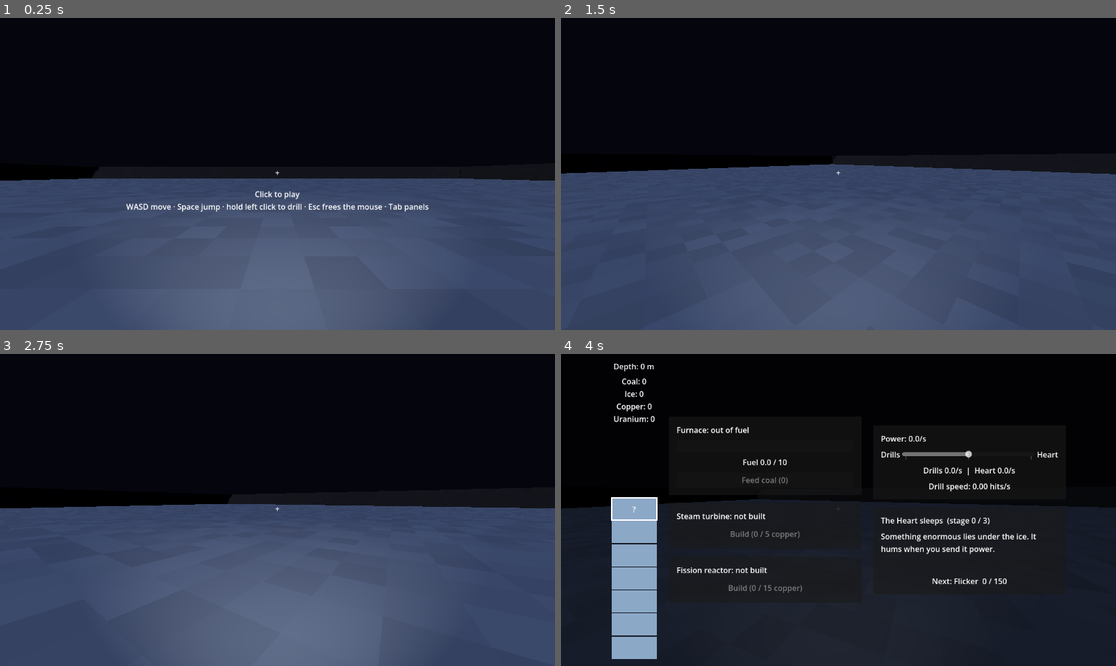
Above: before the commit, frames 1-4 (two rows, left to right).
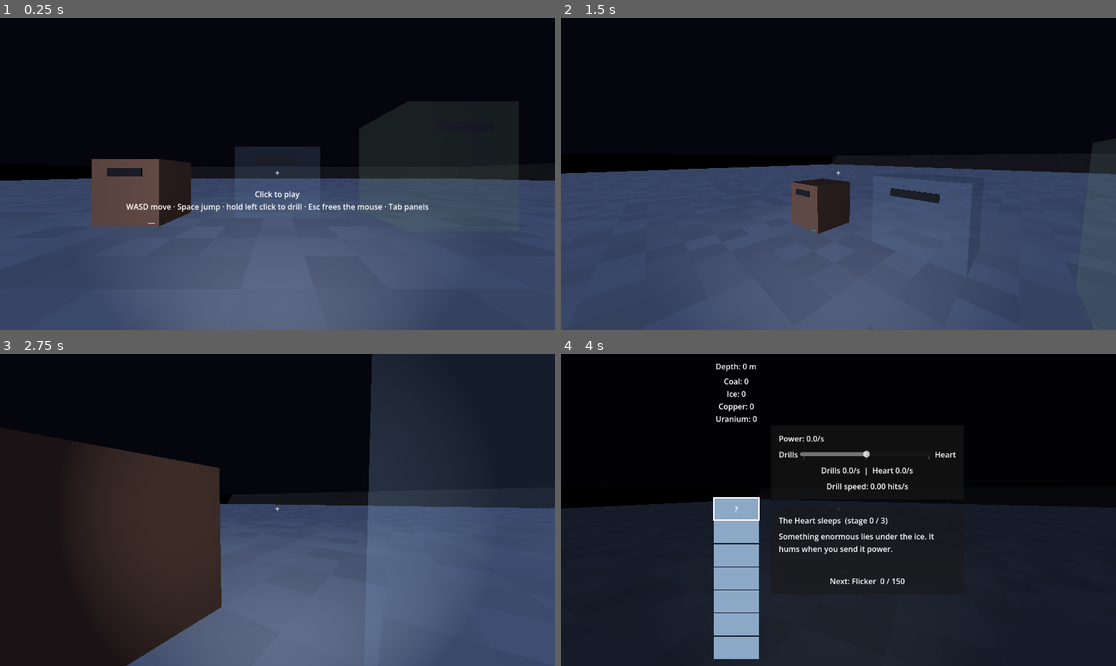
Above: after the commit, the same moments.

Repository: SneakKestrel16/Mininginc
Game: Godot game, scene res://src/main.tscn
The game is run twice, just before and just after one commit, with the same random seed, the same clock (stepped at 60 frames per second) and the same inputs.
Inputs (mouse positions are in pixels of both pictures, inside the frame that each line leads up to):
- Up to frame 1 (0.25 s): no input
- Up to frame 2 (1.5 s): tap Enter at 0.5 s; move the mouse to (960, 158) at 0.52 s; hold D 0.53-1.28 s; tap E at 0.6 s; click (960, 158) at 0.67 s; tap Space at 0.77 s; tap Q at 0.8, 1.35 s; move the mouse to (810, 174) at 1.27 s; hold W from 1.28 s (still down); click (810, 174) at 1.42 s
- Up to frame 3 (2.75 s): keep holding W; tap Space at 1.52 s; tap E at 1.55, 2.1 s; move the mouse to (288, 503) at 2.02 s; click (288, 503) at 2.17 s; tap Q at 2.3 s
- Up to frame 4 (4 s): keep holding W; move the mouse to (832, 516) at 2.77 s; tap Q at 2.85, 3.8 s; click (832, 516) at 2.92 s; tap Space at 3.02, 3.77 s; tap E at 3.05 s; move the mouse to (877, 513) at 3.52 s; tap Tab at 3.6 s; click (877, 513) at 3.67 s

The runs differ from the first frame. In frame 1, 10% of the frame differs, in the area x 16-94%, y 26-67%; in frame 2, 2.0%; in frame 3, 42%, in the area x 0-100%, y 0-100%; in frame 4, 12%.

Commit message:
feat: story 015 machines in the world (heartwake/story-015)

Diff:
--- /dev/null
+++ b/src/machines/machine.gd
@@ -0,0 +1,142 @@
+## A generator standing in the world: the furnace, steam turbine or fission reactor
+## (brief: Milestone 3D item 17). Looked at, it tells the player its state and what E and Q
+## do; the economy runs it exactly as the 2D panels did.
+class_name WorldMachine
+extends Node3D
+
+const LIT := Color(1.0, 0.6, 0.2)
+const DARK := Color(0.08, 0.08, 0.1)
+const SCRAM := Color(1.0, 0.1, 0.05)
+
+## The economy whose generator this is.
+@export var economy: Economy
+## Which generator: "furnace", "turbine" or "reactor".
+@export_enum("furnace", "turbine", "reactor") var kind: String = "furnace"
+## Body size, in blocks.
+@export var size := Vector3(2, 2, 2)
+## Body colour.
+@export var color := Color(0.3, 0.3, 0.34)
+
+var _body_material := StandardMaterial3D.new()
+var _light_material := StandardMaterial3D.new()
+var _gauge: MeshInstance3D
+
+
+func _ready() -> void:
+	_body_material.albedo_color = color
+	_body_material.transparency = BaseMaterial3D.TRANSPARENCY_ALPHA
+	_light_material.emission_enabled = true
+	var body := _box(size, Vector3(0, size.y / 2.0, 0), _body_material)
+	var collider := StaticBody3D.new()
+	var shape := CollisionShape3D.new()
+	shape.shape = BoxShape3D.new()
+	shape.shape.size = size
+	shape.position = body.position
+	collider.add_child(shape)
+	add_child(collider)
+	# A lamp on the front, and a gauge beside it that fills upward.
+	_box(Vector3(size.x * 0.5, 0.25, 0.05), Vector3(0, size.y * 0.8, size.z / 2.0 + 0.03), _light_material)
+	var gauge_material := StandardMaterial3D.new()
+	gauge_material.albedo_color = Color(0.3, 0.8, 1.0)
+	gauge_material.emission_enabled = true
+	gauge_material.emission = Color(0.1, 0.4, 0.6)
+	_gauge = _box(Vector3(0.2, 1.0, 0.05), Vector3(size.x * 0.4, 0, size.z / 2.0 + 0.03), gauge_material)
+	economy.ticked.connect(_refresh)
+	_refresh()
+
+
+## What the player sees while looking at the machine: its state, then what E and Q do.
+func prompt() -> String:
+	var ores := economy.mine.ores
+	match kind:
+		"furnace":
+			var furnace := economy.furnace
+			return "Furnace: %s\nCoal %.1f / %d\n[E] Feed coal (%d)" % [
+				"burning, %.1f/s" % economy.furnace_output if furnace.is_burning() else "out of fuel",
+				furnace.fuel_level(), furnace.capacity, ores.get("coal", 0)]
+		"turbine":
+			if not economy.turbine_built:
+				return "Steam turbine: not built\n[E] Build (%d / %d copper)" % [ores.get("copper", 0), economy.turbine_cost]
+			var turbine := economy.turbine
+			var state := "running, %.1f/s" % economy.turbine_output if turbine.is_running() \
+					else "out of coal" if not turbine.boiler.is_burning() else "out of water"
+			return "Steam turbine: %s\nCoal %.1f / %d   Water %.0f / %.0f\n[E] Feed coal (%d)   [Q] Melt ice (%d)" % [
+				state, turbine.boiler.fuel_level(), turbine.boiler.capacity, turbine.water, turbine.water_capacity,
+				ores.get("coal", 0), ores.get("ice", 0)]
+		_:
+			if not economy.reactor_built:
+				return "Fission reactor: not built\n[E] Build (%d / %d copper)" % [ores.get("copper", 0), economy.reactor_cost]
+			var reactor := economy.reactor
+			var state := "SCRAM, overheated: restarts at heat %.0f" % reactor.restart_heat if reactor.scrammed \
+					else "running, %.1f/s" % economy.reactor_output if reactor.is_running() else "out of uranium"
+			return "Fission reactor: %s\nUranium %.1f / %d   Heat %.0f / %.0f   Waste %d\n[E] Feed uranium (%d)   [Q] Cool with ice (%d)" % [
+				state, reactor.core.fuel_level(), reactor.core.capacity, reactor.heat, reactor.heat_limit,
+				floori(reactor.waste), ores.get("uranium", 0), ores.get("ice", 0)]
+
+
+## E: build the machine if it is not built, else feed it its fuel.
+func use_primary() -> void:
+	match kind:
+		"furnace":
+			economy.feed_furnace()
+		"turbine":
+			if economy.turbine_built:
+				economy.feed_turbine()
+			else:
+				economy.build_turbine()
+		_:
+			if economy.reactor_built:
+				economy.feed_reactor()
+			else:
+				economy.build_reactor()
+	_refresh()
+
+
+## Q: melt ice into the turbine, or cool the reactor with it.
+func use_secondary() -> void:
+	match kind:
+		"turbine":
+			if economy.turbine_built:
+				economy.melt_ice()
+		"reactor":
+			if economy.reactor_built:
+				economy.cool_reactor()
+	_refresh()
+
+
+func _refresh() -> void:
+	var built := true
+	var running := false
+	var fill := 0.0
+	var scram := false
+	match kind:
+		"furnace":
+			running = economy.furnace.is_burning()
+			fill = economy.furnace.fuel_level() / economy.furnace.capacity
+		"turbine":
+			built = economy.turbine_built
+			running = economy.turbine.is_running()
+			fill = economy.turbine.water / economy.turbine.water_capacity
+		_:
+			built = economy.reactor_built
+			running = economy.reactor.is_running()
+			scram = economy.reactor.scrammed
+			fill = economy.reactor.heat / economy.reactor.heat_limit
+	# Not built: a see-through frame showing where it will stand.
+	_body_material.albedo_color.a = 1.0 if built else 0.25
+	var lamp := SCRAM if scram else LIT if running and built else DARK
+	_light_material.albedo_color = lamp
+	_light_material.emission = lamp if lamp != DARK else Color.BLACK
+	_gauge.visible = built
+	_gauge.scale.y = maxf(fill, 0.01) * size.y * 0.6
+	_gauge.position.y = _gauge.scale.y / 2.0 + 0.1
+
+
+func _box(box_size: Vector3, at: Vector3, material: Material) -> MeshInstance3D:
+	var view := MeshInstance3D.new()
+	view.mesh = BoxMesh.new()
+	view.mesh.size = box_size
+	view.position = at
+	view.material_override = material
+	add_child(view)
+	return view
--- a/src/main.tscn
+++ b/src/main.tscn
@@ -1,18 +1,16 @@
-[gd_scene load_steps=14 format=3]
+[gd_scene load_steps=12 format=3]
 
 [ext_resource type="Script" path="res://src/economy/economy.gd" id="1_economy"]
 [ext_resource type="PackedScene" path="res://src/ui/power_panel.tscn" id="2_panel"]
 [ext_resource type="Script" path="res://src/mining/mine.gd" id="3_mine"]
 [ext_resource type="PackedScene" path="res://src/mining/dig_shaft_view.tscn" id="4_shaft"]
-[ext_resource type="PackedScene" path="res://src/ui/furnace_panel.tscn" id="5_furnace"]
 [ext_resource type="PackedScene" path="res://src/ui/heart_panel.tscn" id="6_heart"]
-[ext_resource type="PackedScene" path="res://src/ui/turbine_panel.tscn" id="7_turbine"]
 [ext_resource type="Script" path="res://src/save/save_game.gd" id="8_save"]
-[ext_resource type="PackedScene" path="res://src/ui/reactor_panel.tscn" id="9_reactor"]
 
 [ext_resource type="Script" path="res://src/world/voxel_world.gd" id="10_world"]
 [ext_resource type="PackedScene" path="res://src/player/player.tscn" id="11_player"]
 [ext_resource type="Script" path="res://src/ui/overlay.gd" id="12_overlay"]
+[ext_resource type="Script" path="res://src/machines/machine.gd" id="13_machine"]
 
 [sub_resource type="Environment" id="Env"]
 background_mode = 1
@@ -49,6 +47,31 @@
 [node name="Environment" type="WorldEnvironment" parent="."]
 environment = SubResource("Env")
 
+[node name="Machines" type="Node3D" parent="."]
+
+[node name="Furnace" type="Node3D" parent="Machines" node_paths=PackedStringArray("economy")]
+transform = Transform3D(1, 0, 0, 0, 1, 0, 0, 0, 1, 60, 1, 58)
+script = ExtResource("13_machine")
+economy = NodePath("../../Economy")
+size = Vector3(2, 2, 2)
+color = Color(0.35, 0.25, 0.2, 1)
+
+[node name="Turbine" type="Node3D" parent="Machines" node_paths=PackedStringArray("economy")]
+transform = Transform3D(1, 0, 0, 0, 1, 0, 0, 0, 1, 64.5, 1, 57)
+script = ExtResource("13_machine")
+economy = NodePath("../../Economy")
+kind = "turbine"
+size = Vector3(3, 2.5, 2)
+color = Color(0.3, 0.38, 0.45, 1)
+
+[node name="Reactor" type="Node3D" parent="Machines" node_paths=PackedStringArray("economy")]
+transform = Transform3D(1, 0, 0, 0, 1, 0, 0, 0, 1, 69.5, 1, 58)
+script = ExtResource("13_machine")
+economy = NodePath("../../Economy")
+kind = "reactor"
+size = Vector3(3, 3.5, 3)
+color = Color(0.32, 0.4, 0.3, 1)
+
 [node name="Player" parent="." node_paths=PackedStringArray("world") instance=ExtResource("11_player")]
 transform = Transform3D(1, 0, 0, 0, 1, 0, 0, 0, 1, 64.5, 1.1, 64.5)
 world = NodePath("../World")
@@ -81,23 +104,6 @@
 layout_mode = 2
 mine = NodePath("../../../../Mine")
 
-[node name="Generators" type="VBoxContainer" parent="Overlay/Center/Columns"]
-layout_mode = 2
-size_flags_vertical = 4
-theme_override_constants/separation = 16
-
-[node name="FurnacePanel" parent="Overlay/Center/Columns/Generators" node_paths=PackedStringArray("economy") instance=ExtResource("5_furnace")]
-layout_mode = 2
-economy = NodePath("../../../../../Economy")
-
-[node name="TurbinePanel" parent="Overlay/Center/Columns/Generators" node_paths=PackedStringArray("economy") instance=ExtResource("7_turbine")]
-layout_mode = 2
-economy = NodePath("../../../../../Economy")
-
-[node name="ReactorPanel" parent="Overlay/Center/Columns/Generators" node_paths=PackedStringArray("economy") instance=ExtResource("9_reactor")]
-layout_mode = 2
-economy = NodePath("../../../../../Economy")
-
 [node name="Panels" type="VBoxContainer" parent="Overlay/Center/Columns"]
 layout_mode = 2
 size_flags_vertical = 4
--- a/src/player/player.gd
+++ b/src/player/player.gd
@@ -10,6 +10,8 @@
 
 ## The block under the crosshair within reach, or null.
 var target: Variant = null
+## The machine under the crosshair within reach, or null.
+var machine: WorldMachine = null
 ## True while the player is in control. A click on the game turns it on and takes the
 ## mouse; Esc or an overlay turns it off. Never on at start, so the game (or a check run)
 ## never grabs the mouse by itself.
@@ -29,6 +31,7 @@
 @onready var _marker: MeshInstance3D = $TargetMarker
 @onready var _marker_material: StandardMaterial3D = _marker.material_override
 @onready var _hint: Label = $Crosshair/Hint
+@onready var _prompt: Label = $Crosshair/Prompt
 
 
 func _ready() -> void:
@@ -55,12 +58,21 @@
 			set_controls(true)
 			get_viewport().set_input_as_handled()  # this click only takes the mouse
 		return
-	if event is InputEventMouseMotion:
+	# Only a held mouse turns the view: a free cursor passing over the window must not.
+	if event is InputEventMouseMotion and Input.mouse_mode == Input.MOUSE_MODE_CAPTURED:
 		rotate_y(-event.relative.x * _sensitivity)
 		_head.rotate_x(-event.relative.y * _sensitivity)
 		_head.rotation.x = clampf(_head.rotation.x, -PI / 2.0 + 0.01, PI / 2.0 - 0.01)
-	elif event is InputEventKey and event.pressed and event.physical_keycode == KEY_ESCAPE:
-		set_controls(false)
+	elif event is InputEventKey and event.pressed and not event.echo:
+		match event.physical_keycode:
+			KEY_ESCAPE:
+				set_controls(false)
+			KEY_E:
+				if machine:
+					machine.use_primary()
+			KEY_Q:
+				if machine:
+					machine.use_secondary()
 
 
 ## Hands control (and the mouse) to the player, or takes it away.
@@ -90,6 +102,9 @@
 		world.hit(target, _drill_rate * delta)
 	_show_target()
 	_hint.visible = not controls_enabled and not hint_blocked
+	_prompt.visible = machine != null
+	if machine:
+		_prompt.text = machine.prompt()
 
 
 ## Finds the block under the crosshair within reach.
@@ -98,8 +113,13 @@
 	var query := PhysicsRayQueryParameters3D.create(from, from - _camera.global_basis.z * _reach)
 	query.exclude = [get_rid()]
 	var hit := get_world_3d().direct_space_state.intersect_ray(query)
+	target = null
+	machine = null
 	if hit.is_empty():
-		target = null
+		return
+	var owner_node: Node = hit["collider"].get_parent()
+	if owner_node is WorldMachine:
+		machine = owner_node
 		return
 	# Step half a block into the face hit, so the point lands inside the solid block.
 	target = Vector3i((hit["position"] - hit["normal"] * 0.5).floor())
--- a/src/player/player.tscn
+++ b/src/player/player.tscn
@@ -65,3 +65,18 @@
 text = "Click to play
 WASD move · Space jump · hold left click to drill · Esc frees the mouse · Tab panels"
 horizontal_alignment = 1
+
+[node name="Prompt" type="Label" parent="Crosshair"]
+visible = false
+anchors_preset = 8
+anchor_left = 0.5
+anchor_top = 0.5
+anchor_right = 0.5
+anchor_bottom = 0.5
+offset_left = -340.0
+offset_top = 24.0
+offset_right = 340.0
+offset_bottom = 110.0
+theme_override_colors/font_outline_color = Color(0, 0, 0, 1)
+theme_override_constants/outline_size = 6
+horizontal_alignment = 1
--- a/src/ui/furnace_panel.gd
+++ /dev/null
@@ -1,29 +0,0 @@
-## Shows the furnace's fuel and output, and feeds it coal by hand.
-extends PanelContainer
-
-## The economy whose furnace this panel shows.
-@export var economy: Economy
-
-@onready var _state_label: Label = %StateLabel
-@onready var _fuel_bar: ProgressBar = %FuelBar
-@onready var _fuel_label: Label = %FuelLabel
-@onready var _feed_button: Button = %FeedButton
-
-
-func _ready() -> void:
-	_fuel_bar.max_value = economy.furnace.capacity
-	_feed_button.pressed.connect(economy.feed_furnace)
-	economy.ticked.connect(_refresh)
-	economy.mine.changed.connect(_refresh)
-	_refresh()
-
-
-func _refresh() -> void:
-	var furnace := economy.furnace
-	var coal: int = economy.mine.ores.get("coal", 0)
-	_state_label.text = "Furnace: burning, %.1f/s" % economy.furnace_output if furnace.is_burning() \
-			else "Furnace: out of fuel"
-	_fuel_bar.value = furnace.fuel_level()
-	_fuel_label.text = "Fuel %.1f / %d" % [furnace.fuel_level(), furnace.capacity]
-	_feed_button.text = "Feed coal (%d)" % coal
-	_feed_button.disabled = coal == 0 or furnace.space() == 0
--- a/src/ui/furnace_panel.tscn
+++ /dev/null
@@ -1,38 +0,0 @@
-[gd_scene load_steps=2 format=3]
-
-[ext_resource type="Script" path="res://src/ui/furnace_panel.gd" id="1_panel"]
-
-[node name="FurnacePanel" type="PanelContainer"]
-custom_minimum_size = Vector2(400, 0)
-script = ExtResource("1_panel")
-
-[node name="Margin" type="MarginContainer" parent="."]
-layout_mode = 2
-theme_override_constants/margin_left = 16
-theme_override_constants/margin_top = 16
-theme_override_constants/margin_right = 16
-theme_override_constants/margin_bottom = 16
-
-[node name="Rows" type="VBoxContainer" parent="Margin"]
-layout_mode = 2
-theme_override_constants/separation = 10
-
-[node name="StateLabel" type="Label" parent="Margin/Rows"]
-unique_name_in_owner = true
-layout_mode = 2
-
-[node name="FuelBar" type="ProgressBar" parent="Margin/Rows"]
-unique_name_in_owner = true
-custom_minimum_size = Vector2(0, 24)
-layout_mode = 2
-show_percentage = false
-
-[node name="FuelLabel" type="Label" parent="Margin/Rows"]
-unique_name_in_owner = true
-layout_mode = 2
-horizontal_alignment = 1
-
-[node name="FeedButton" type="Button" parent="Margin/Rows"]
-unique_name_in_owner = true
-layout_mode = 2
-text = "Feed coal"
--- a/src/ui/reactor_panel.gd
+++ /dev/null
@@ -1,52 +0,0 @@
-## Shows the fission reactor: builds it with copper, then feeds it uranium, cools it with ice,
-## and shows its heat and waste.
-extends PanelContainer
-
-## The economy whose reactor this panel shows.
-@export var economy: Economy
-
-@onready var _state_label: Label = %StateLabel
-@onready var _build_button: Button = %BuildButton
-@onready var _running: Control = %Running
-@onready var _fuel_label: Label = %FuelLabel
-@onready var _heat_bar: ProgressBar = %HeatBar
-@onready var _heat_label: Label = %HeatLabel
-@onready var _waste_label: Label = %WasteLabel
-@onready var _feed_button: Button = %FeedButton
-@onready var _cool_button: Button = %CoolButton
-
-
-func _ready() -> void:
-	_heat_bar.max_value = economy.reactor.heat_limit
-	_build_button.pressed.connect(economy.build_reactor)
-	_feed_button.pressed.connect(economy.feed_reactor)
-	_cool_button.pressed.connect(economy.cool_reactor)
-	economy.ticked.connect(_refresh)
-	economy.mine.changed.connect(_refresh)
-	_refresh()
-
-
-func _refresh() -> void:
-	var reactor := economy.reactor
-	var ores := economy.mine.ores
-	_build_button.visible = not economy.reactor_built
-	_running.visible = economy.reactor_built
-	if not economy.reactor_built:
-		_state_label.text = "Fission reactor: not built"
-		_build_button.text = "Build (%d / %d copper)" % [ores.get("copper", 0), economy.reactor_cost]
-		_build_button.disabled = not economy.can_build_reactor()
-		return
-	if reactor.scrammed:
-		_state_label.text = "Fission reactor: SCRAM, overheated.\nRestarts when heat falls to %.0f." % reactor.restart_heat
-	elif reactor.is_running():
-		_state_label.text = "Fission reactor: running, %.1f/s" % economy.reactor_output
-	else:
-		_state_label.text = "Fission reactor: out of uranium"
-	_fuel_label.text = "Uranium %.1f / %d" % [reactor.core.fuel_level(), reactor.core.capacity]
-	_heat_bar.value = reactor.heat
-	_heat_label.text = "Heat %.0f / %.0f" % [reactor.heat, reactor.heat_limit]
-	_feed_button.text = "Feed uranium (%d)" % ores.get("uranium", 0)
-	_feed_button.disabled = ores.get("uranium", 0) == 0 or reactor.core.space() == 0
-	_waste_label.text = "Waste stored: %d" % floori(reactor.waste)
-	_cool_button.text = "Cool with ice (%d)" % ores.get("ice", 0)
-	_cool_button.disabled = ores.get("ice", 0) == 0 or reactor.ice_space() == 0
--- a/src/ui/reactor_panel.tscn
+++ /dev/null
@@ -1,64 +0,0 @@
-[gd_scene load_steps=2 format=3]
-
-[ext_resource type="Script" path="res://src/ui/reactor_panel.gd" id="1_panel"]
-
-[node name="ReactorPanel" type="PanelContainer"]
-custom_minimum_size = Vector2(400, 0)
-script = ExtResource("1_panel")
-
-[node name="Margin" type="MarginContainer" parent="."]
-layout_mode = 2
-theme_override_constants/margin_left = 16
-theme_override_constants/margin_top = 16
-theme_override_constants/margin_right = 16
-theme_override_constants/margin_bottom = 16
-
-[node name="Rows" type="VBoxContainer" parent="Margin"]
-layout_mode = 2
-theme_override_constants/separation = 10
-
-[node name="StateLabel" type="Label" parent="Margin/Rows"]
-unique_name_in_owner = true
-layout_mode = 2
-
-[node name="BuildButton" type="Button" parent="Margin/Rows"]
-unique_name_in_owner = true
-layout_mode = 2
-
-[node name="Running" type="VBoxContainer" parent="Margin/Rows"]
-unique_name_in_owner = true
-layout_mode = 2
-theme_override_constants/separation = 10
-
-[node name="FuelLabel" type="Label" parent="Margin/Rows/Running"]
-unique_name_in_owner = true
-layout_mode = 2
-
-[node name="HeatBar" type="ProgressBar" parent="Margin/Rows/Running"]
-unique_name_in_owner = true
-custom_minimum_size = Vector2(0, 24)
-layout_mode = 2
-show_percentage = false
-
-[node name="HeatLabel" type="Label" parent="Margin/Rows/Running"]
-unique_name_in_owner = true
-layout_mode = 2
-horizontal_alignment = 1
-
-[node name="WasteLabel" type="Label" parent="Margin/Rows/Running"]
-unique_name_in_owner = true
-layout_mode = 2
-
-[node name="Buttons" type="HBoxContainer" parent="Margin/Rows/Running"]
-layout_mode = 2
-
-[node name="FeedButton" type="Button" parent="Margin/Rows/Running/Buttons"]
-unique_name_in_owner = true
-layout_mode = 2
-size_flags_horizontal = 3
-
-[node name="CoolButton" type="Button" parent="Margin/Rows/Running/Buttons"]
-unique_name_in_owner = true
-layout_mode = 2
-size_flags_horizontal = 3
-size_flags_horizontal = 3
--- a/src/ui/turbine_panel.gd
+++ /dev/null
@@ -1,49 +0,0 @@
-## Shows the steam turbine: builds it with copper, then feeds it coal and melts ice for it.
-extends PanelContainer
-
-## The economy whose turbine this panel shows.
-@export var economy: Economy
-
-@onready var _state_label: Label = %StateLabel
-@onready var _build_button: Button = %BuildButton
-@onready var _running: Control = %Running
-@onready var _fuel_label: Label = %FuelLabel
-@onready var _water_bar: ProgressBar = %WaterBar
-@onready var _water_label: Label = %WaterLabel
-@onready var _feed_button: Button = %FeedButton
-@onready var _melt_button: Button = %MeltButton
-
-
-func _ready() -> void:
-	_water_bar.max_value = economy.turbine.water_capacity
-	_build_button.pressed.connect(economy.build_turbine)
-	_feed_button.pressed.connect(economy.feed_turbine)
-	_melt_button.pressed.connect(economy.melt_ice)
-	economy.ticked.connect(_refresh)
-	economy.mine.changed.connect(_refresh)
-	_refresh()
-
-
-func _refresh() -> void:
-	var turbine := economy.turbine
-	var ores := economy.mine.ores
-	_build_button.visible = not economy.turbine_built
-	_running.visible = economy.turbine_built
-	if not economy.turbine_built:
-		_state_label.text = "Steam turbine: not built"
-		_build_button.text = "Build (%d / %d copper)" % [ores.get("copper", 0), economy.turbine_cost]
-		_build_button.disabled = not economy.can_build_turbine()
-		return
-	if turbine.is_running():
-		_state_label.text = "Steam turbine: running, %.1f/s" % economy.turbine_output
-	elif not turbine.boiler.is_burning():
-		_state_label.text = "Steam turbine: out of coal"
-	else:
-		_state_label.text = "Steam turbine: out of water"
-	_fuel_label.text = "Coal %.1f / %d" % [turbine.boiler.fuel_level(), turbine.boiler.capacity]
-	_water_bar.value = turbine.water
-	_water_label.text = "Water %.0f / %.0f" % [turbine.water, turbine.water_capacity]
-	_feed_button.text = "Feed coal (%d)" % ores.get("coal", 0)
-	_feed_button.disabled = ores.get("coal", 0) == 0 or turbine.boiler.space() == 0
-	_melt_button.text = "Melt ice (%d)" % ores.get("ice", 0)
-	_melt_button.disabled = ores.get("ice", 0) == 0 or turbine.ice_space() == 0
--- a/src/ui/turbine_panel.tscn
+++ /dev/null
@@ -1,59 +0,0 @@
-[gd_scene load_steps=2 format=3]
-
-[ext_resource type="Script" path="res://src/ui/turbine_panel.gd" id="1_panel"]
-
-[node name="TurbinePanel" type="PanelContainer"]
-custom_minimum_size = Vector2(400, 0)
-script = ExtResource("1_panel")
-
-[node name="Margin" type="MarginContainer" parent="."]
-layout_mode = 2
-theme_override_constants/margin_left = 16
-theme_override_constants/margin_top = 16
-theme_override_constants/margin_right = 16
-theme_override_constants/margin_bottom = 16
-
-[node name="Rows" type="VBoxContainer" parent="Margin"]
-layout_mode = 2
-theme_override_constants/separation = 10
-
-[node name="StateLabel" type="Label" parent="Margin/Rows"]
-unique_name_in_owner = true
-layout_mode = 2
-
-[node name="BuildButton" type="Button" parent="Margin/Rows"]
-unique_name_in_owner = true
-layout_mode = 2
-
-[node name="Running" type="VBoxContainer" parent="Margin/Rows"]
-unique_name_in_owner = true
-layout_mode = 2
-theme_override_constants/separation = 10
-
-[node name="FuelLabel" type="Label" parent="Margin/Rows/Running"]
-unique_name_in_owner = true
-layout_mode = 2
-
-[node name="WaterBar" type="ProgressBar" parent="Margin/Rows/Running"]
-unique_name_in_owner = true
-custom_minimum_size = Vector2(0, 24)
-layout_mode = 2
-show_percentage = false
-
-[node name="WaterLabel" type="Label" parent="Margin/Rows/Running"]
-unique_name_in_owner = true
-layout_mode = 2
-horizontal_alignment = 1
-
-[node name="Buttons" type="HBoxContainer" parent="Margin/Rows/Running"]
-layout_mode = 2
-
-[node name="FeedButton" type="Button" parent="Margin/Rows/Running/Buttons"]
-unique_name_in_owner = true
-layout_mode = 2
-size_flags_horizontal = 3
-
-[node name="MeltButton" type="Button" parent="Margin/Rows/Running/Buttons"]
-unique_name_in_owner = true
-layout_mode = 2
-size_flags_horizontal = 3
Binary file added: production/qa/evidence/story-015-world-machines/base.png
Binary file added: production/qa/evidence/story-015-world-machines/furnace-prompt.png
Not shown, added: production/qa/evidence/story-015-world-machines/stamp.txt
Not shown, added: src/machines/machine.gd.uid
Not shown, removed: src/ui/furnace_panel.gd.uid
Not shown, removed: src/ui/reactor_panel.gd.uid
Not shown, removed: src/ui/turbine_panel.gd.uid
Not shown, changed: production/epics/heartwake/story-015-world-machines.md
